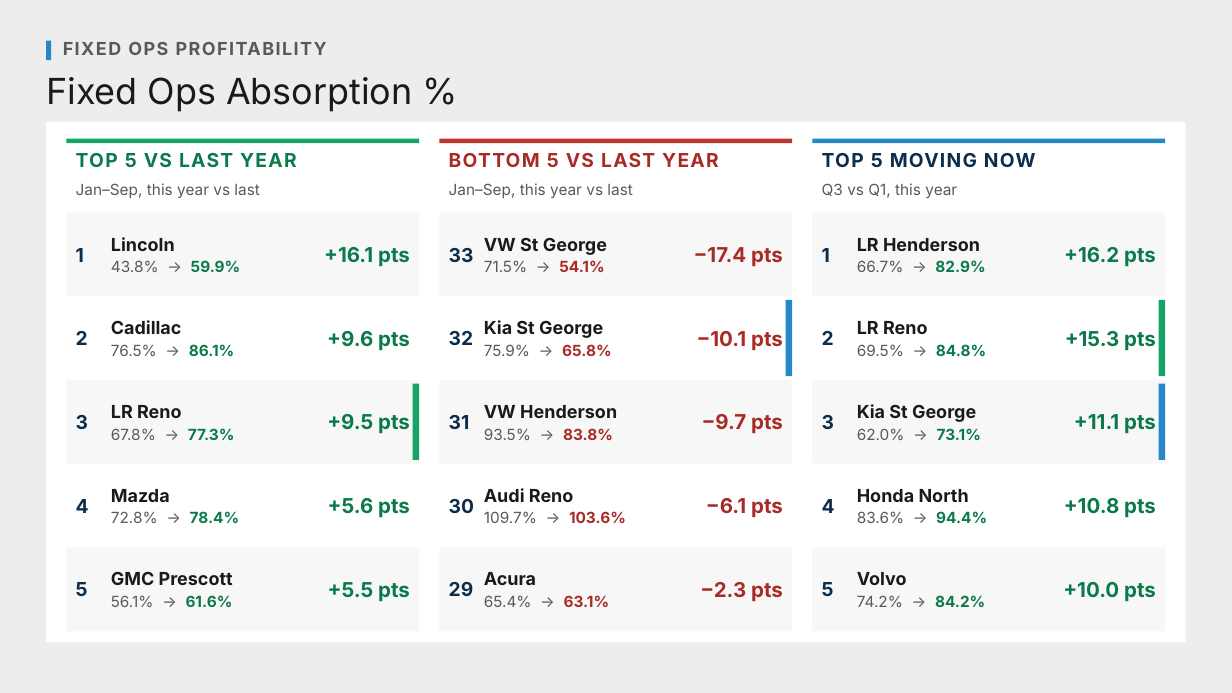
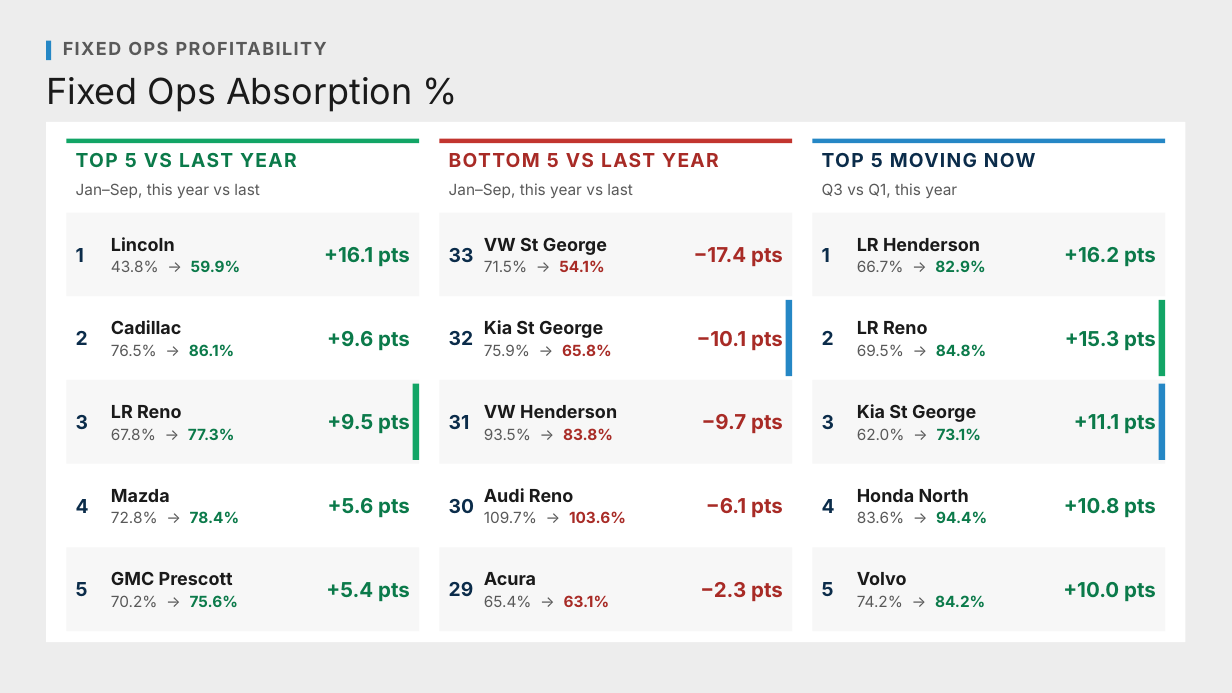
Before and after one commit to Ndresner/Noah, a slide deck: slide 31 of day2-deck/decks/Fixed Ops - Day 2 Example Test Deck.pptx. Drawn at 1232x693 pixels with LibreOffice and Linux fonts; fonts in the diff are those of the drawing. Boxes give left, top, right and bottom in pixels: in the first picture for what was removed or moved away, otherwise in the second. Text is boxed around its words. In the diff, an @@ line names an element or a change of style, - is before the commit and + after.

```diff
--- a/day2-deck/decks/Fixed Ops - Day 2 Example Test Deck.pptx
+++ b/day2-deck/decks/Fixed Ops - Day 2 Example Test Deck.pptx
@@ text at (111, 595, 238, 607): text changed @@
-56.1% → 61.6%
+70.2% → 75.6%
@@ text at (326, 582, 410, 602): text changed @@
-+5.5 pts
++5.4 pts
```
Also in this commit, not shown: 40 other slides changed, 18 other files.
